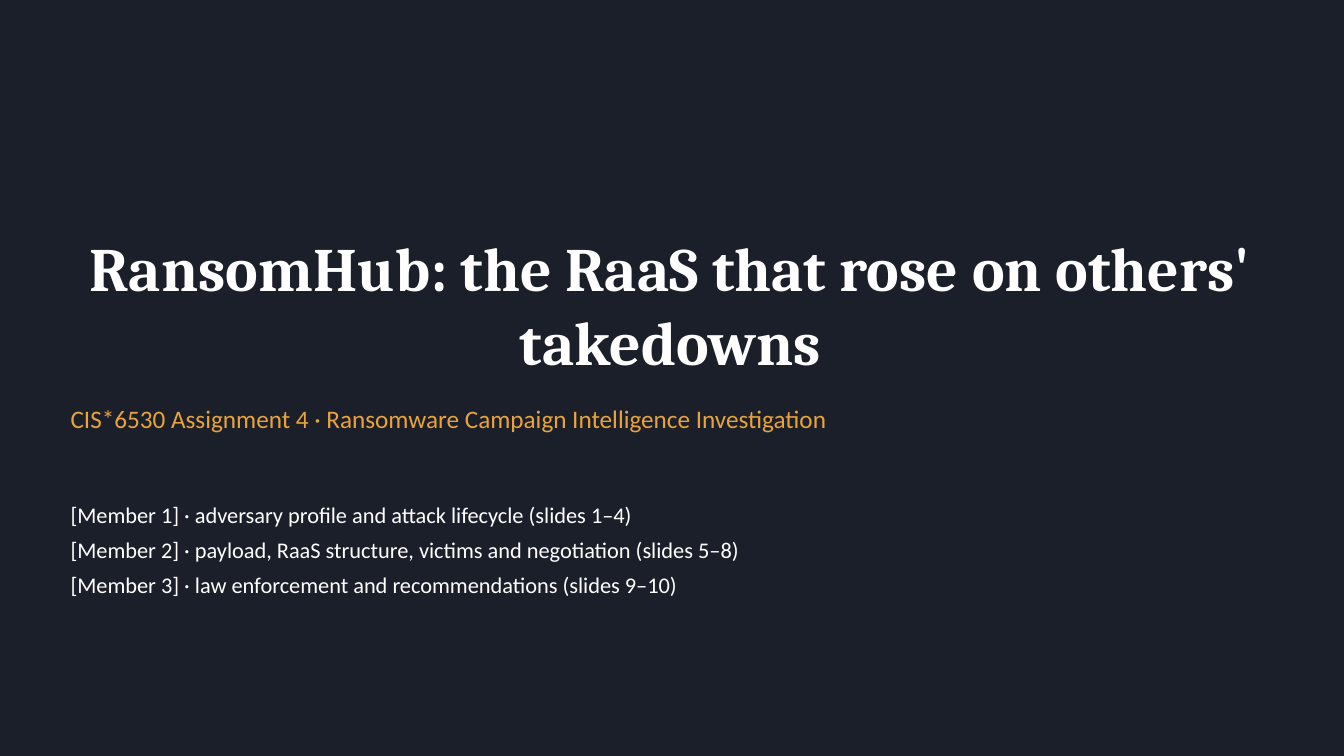
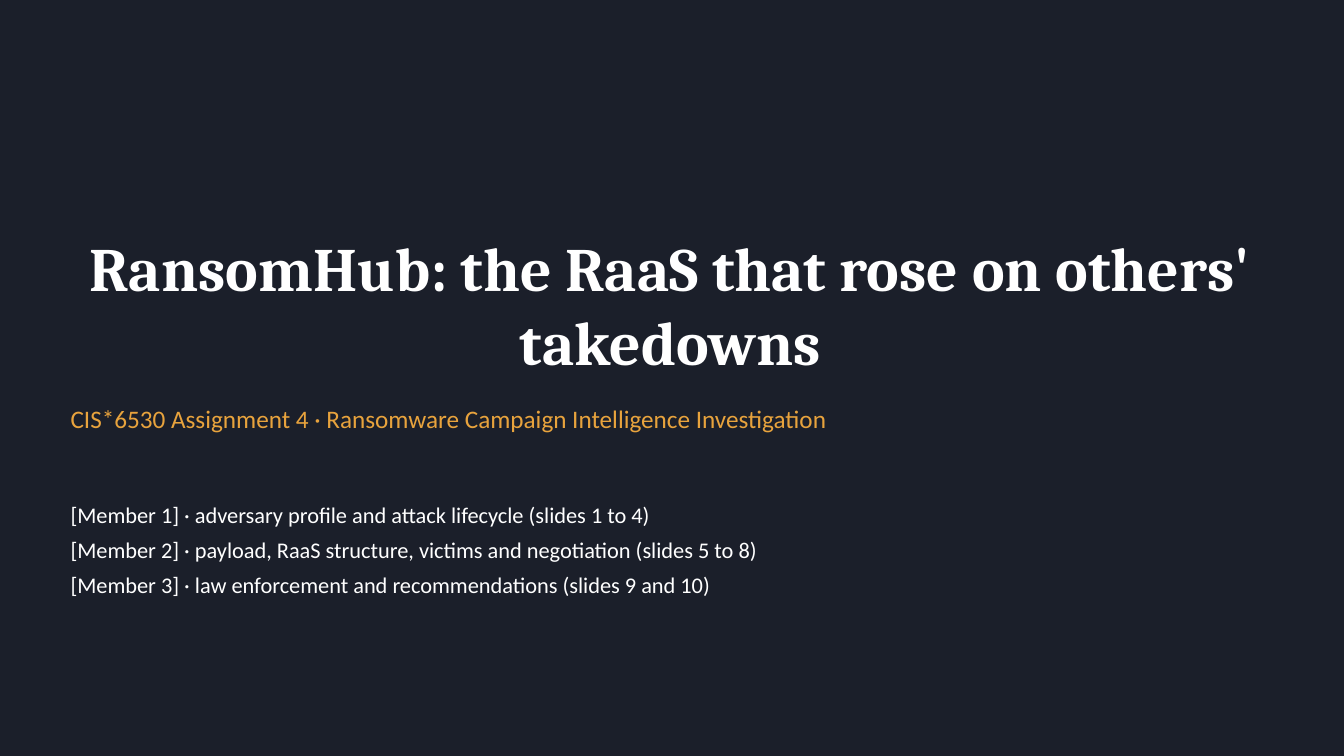
Before and after one commit to campofo/mbb, a slide deck: slide 1 of assignment4/presentation/A4_RansomHub_Presentation.pptx. Drawn at 1344x756 pixels with LibreOffice and Linux fonts; fonts in the diff are those of the drawing. Boxes give left, top, right and bottom in pixels: in the first picture for what was removed or moved away, otherwise in the second. Text is boxed around its words. In the diff, an @@ line names an element or a change of style, - is before the commit and + after.

```diff
--- a/assignment4/presentation/A4_RansomHub_Presentation.pptx
+++ b/assignment4/presentation/A4_RansomHub_Presentation.pptx
@@ text at (x1=71, y1=506, x2=757, y2=596): text changed @@
-[Member 1] · adversary profile and attack lifecycle (slides 1–4)
-[Member 2] · payload, RaaS structure, victims and negotiation (slides 5–8)
-[Member 3] · law enforcement and recommendations (slides 9–10)
+[Member 1] · adversary profile and attack lifecycle (slides 1 to 4)
+[Member 2] · payload, RaaS structure, victims and negotiation (slides 5 to 8)
+[Member 3] · law enforcement and recommendations (slides 9 and 10)
```
Also in this commit, not shown: 1 other slide changed, 7 other files.
